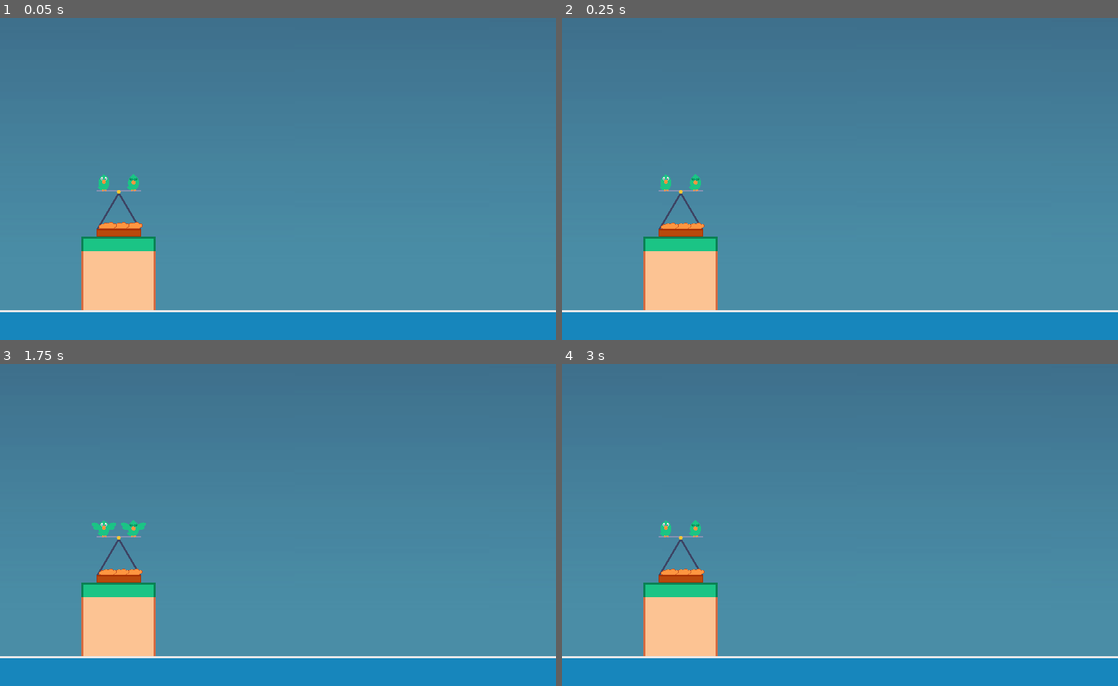
Above: before the commit, frames 1-4 (two rows, left to right).
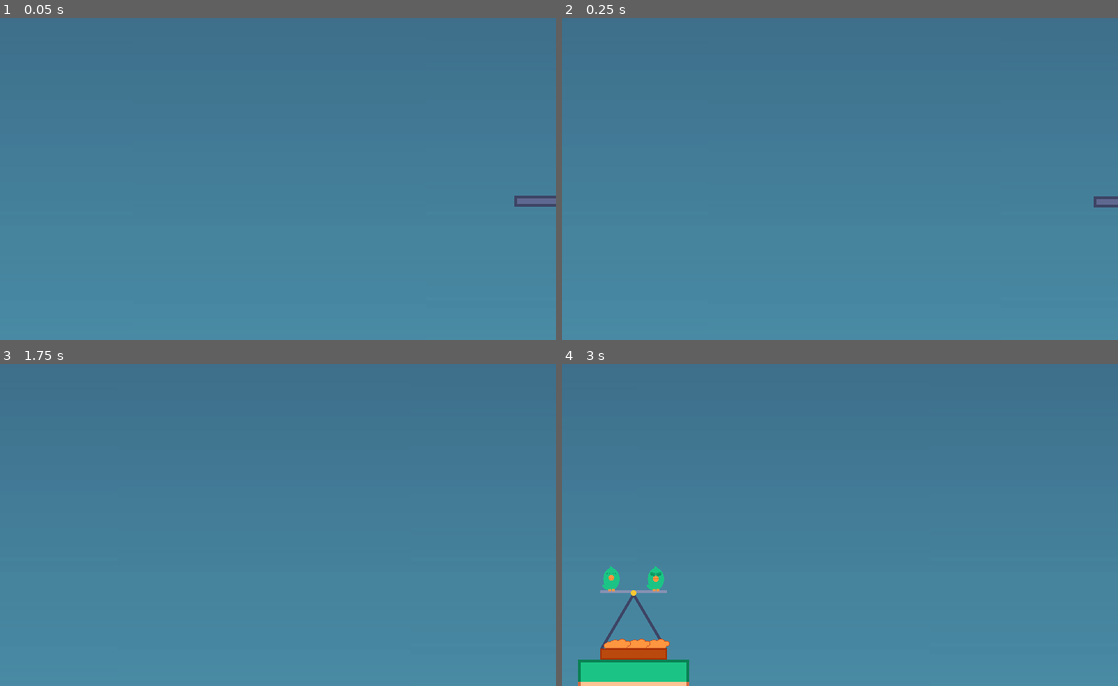
Above: after the commit, the same moments.

Repository: zekehernandez/spicy
Game: Godot game, scene res://levels/Level1.tscn
Two runs of this game, one before a commit and one after it. Both use one fixed random seed, a clock stepped at 60 frames per second and the inputs below. This scene is started directly instead of the project's main scene.
Inputs:
- Up to frame 1 (0.05 s): no input
- Up to frame 2 (0.25 s): no input
- Up to frame 3 (1.75 s): tap Enter (ui_accept) at 0.5, 1.25 s; hold Space (shoot) 0.53-1.28 s; hold Right (move_right) from 0.53 s (still down); tap Up (jump) at 0.77, 1.52 s; tap Space (shoot) at 1.35 s
- Up to frame 4 (3 s): release Right (move_right) at 2.03 s; hold Space (shoot) 2.03-2.78 s; hold Left (move_left) from 2.03 s (still down); tap Space (shoot) at 2.85 s

The runs differ from the first frame. In frame 1, 13% of the frame differs, in the area x 0-100%, y 48-100%; in frame 2, 13%; in frame 3, 13%; in frame 4, 14%.

Commit message:
okay

Diff:
--- a/player/Mover.gd
+++ b/player/Mover.gd
@@ -104,13 +104,18 @@
 const DEFAULT = 'default'
 const SCARED = 'scared'
 const UNCOMFORTABLE = 'uncomfortable'
+const SURPRISED = 'surprised'
+const STRAIN = 'strain'
+
 const LR = 'oneToTwo'
 const RL = 'twoToOne'
 const LB = 'oneToThree'
 const BL = 'threeToOne'
 const RB = 'twoToThree'
 const BR = 'threeToTwo'
+const ZL = 'zoomOne'
 const ZR = 'zoomTwo'
+const ZB = 'zoomThree'
 
 onready var cutscenes = {
   0: [
@@ -132,7 +137,7 @@
     { SPEAKER: rightBird, EXPRESSION: NEUTRAL, ANIMATION: null, MESSAGE: "If we drop any wings on the ground or in the water, they're ruined. So, let's not do that."},
     { SPEAKER: rightBird, EXPRESSION: NEUTRAL, ANIMATION: null, MESSAGE: "Also, we only have mild wings with us, but the people prefer spicy wings."},
     { SPEAKER: rightBird, EXPRESSION: NEUTRAL, ANIMATION: null, MESSAGE: "So, if you see any hot sauce bottles floating around..."},
-    { SPEAKER: leftBird, EXPRESSION: NEUTRAL, ANIMATION: RL, MESSAGE: "There are bottles of hot sauce just floating in the water?"},
+    { SPEAKER: leftBird, EXPRESSION: SURPRISED, ANIMATION: RL, MESSAGE: "There are bottles of hot sauce just floating in the water?"},
     { SPEAKER: rightBird, EXPRESSION: NEUTRAL, ANIMATION: LR, MESSAGE: "..."},
     { SPEAKER: rightBird, EXPRESSION: NEUTRAL, ANIMATION: null, MESSAGE: "So, if you see that floating sauce, get that on the wings."},
     { SPEAKER: rightBird, EXPRESSION: NEUTRAL, ANIMATION: null, MESSAGE: "Not our wings, the wings that we're delivering, of course. It's not a requirement for delivery, but the people love spicy wings."},
@@ -148,7 +153,21 @@
     { SPEAKER: leftBird, EXPRESSION: NEUTRAL, ANIMATION: RL, MESSAGE: "Maybe we should only deliver the non-sentient wings?"},
     { SPEAKER: rightBird, EXPRESSION: NEUTRAL, ANIMATION: LR, MESSAGE: "Good idea, Rookie."},
    ],
-  1: null,
+  1: [
+    { SPEAKER: rightBird, EXPRESSION: HAPPY, ANIMATION: ZR, MESSAGE: 'Alright, Rookie, you completed your first job? What do think? Exhilirating, right?'},
+    { SPEAKER: leftBird, EXPRESSION: NEUTRAL, ANIMATION: RL, MESSAGE: 'Yeah, but I have so many questions - like, why? Why are we doing this?'},
+    { SPEAKER: leftBird, EXPRESSION: HAPPY, ANIMATION: null, MESSAGE: "Don't get me wrong, I enjoyed it, but there have got to be better ways to deliver wings, right?"},
+    { SPEAKER: leftBird, EXPRESSION: NEUTRAL, ANIMATION: null, MESSAGE: "Drones are a thing now, you know? Or even a boat would probably work better."},
+    { SPEAKER: rightBird, EXPRESSION: NEUTRAL, ANIMATION: LR, MESSAGE: "Well, I suppose..."},
+    { SPEAKER: leftBird, EXPRESSION: STRAIN, ANIMATION: RL, MESSAGE: "And why are the wings just out? In the open! Could we get a box or..."},
+    { SPEAKER: rightBird, EXPRESSION: NEUTRAL, ANIMATION: LR, MESSAGE: "Now listen here, Rookie! This delivery practice was passed down generation to generation!"},
+    { SPEAKER: rightBird, EXPRESSION: NEUTRAL, ANIMATION: null, MESSAGE: "From my grandfather to my father, my father to me, and one day I'll pass it down to my son."},
+    { SPEAKER: leftBird, EXPRESSION: HAPPY, ANIMATION: RL, MESSAGE: "Alright, okay. I understand. Let's get to work."},
+    { SPEAKER: leftBird, EXPRESSION: NEUTRAL, ANIMATION: null, MESSAGE: "One thing though, you know my name isn't actually Rookie, right?"},
+    { SPEAKER: rightBird, EXPRESSION: NEUTRAL, ANIMATION: LR, MESSAGE: "..."},
+    { SPEAKER: leftBird, EXPRESSION: NEUTRAL, ANIMATION: RL, MESSAGE: "Because that's all you've calling me, and I can't help but noticing you've been using a capital 'R'."},
+    { SPEAKER: rightBird, EXPRESSION: NEUTRAL, ANIMATION: LR, MESSAGE: "I uh... wait you can see that?"},
+  ],
 }
 
 func playScene():
